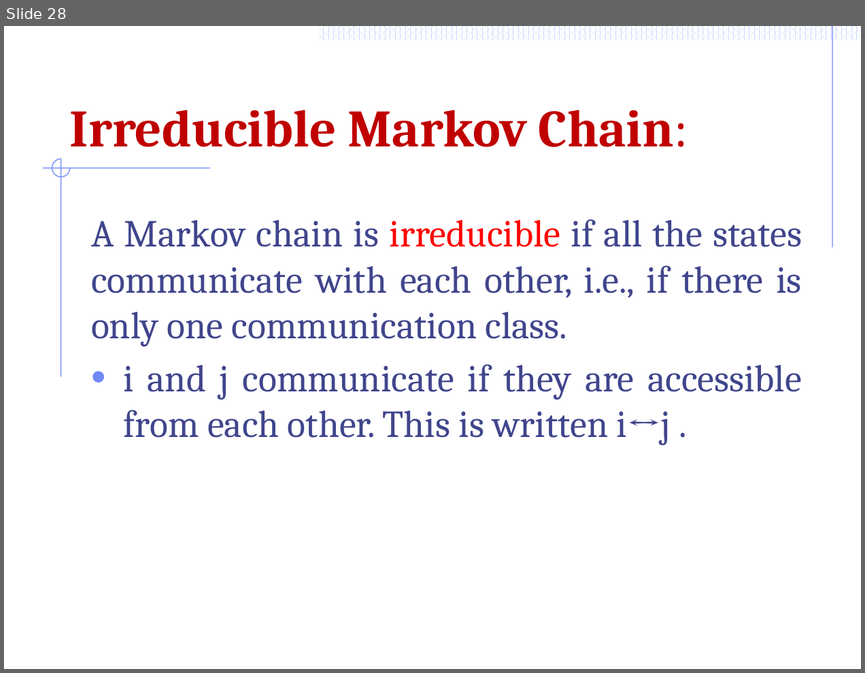
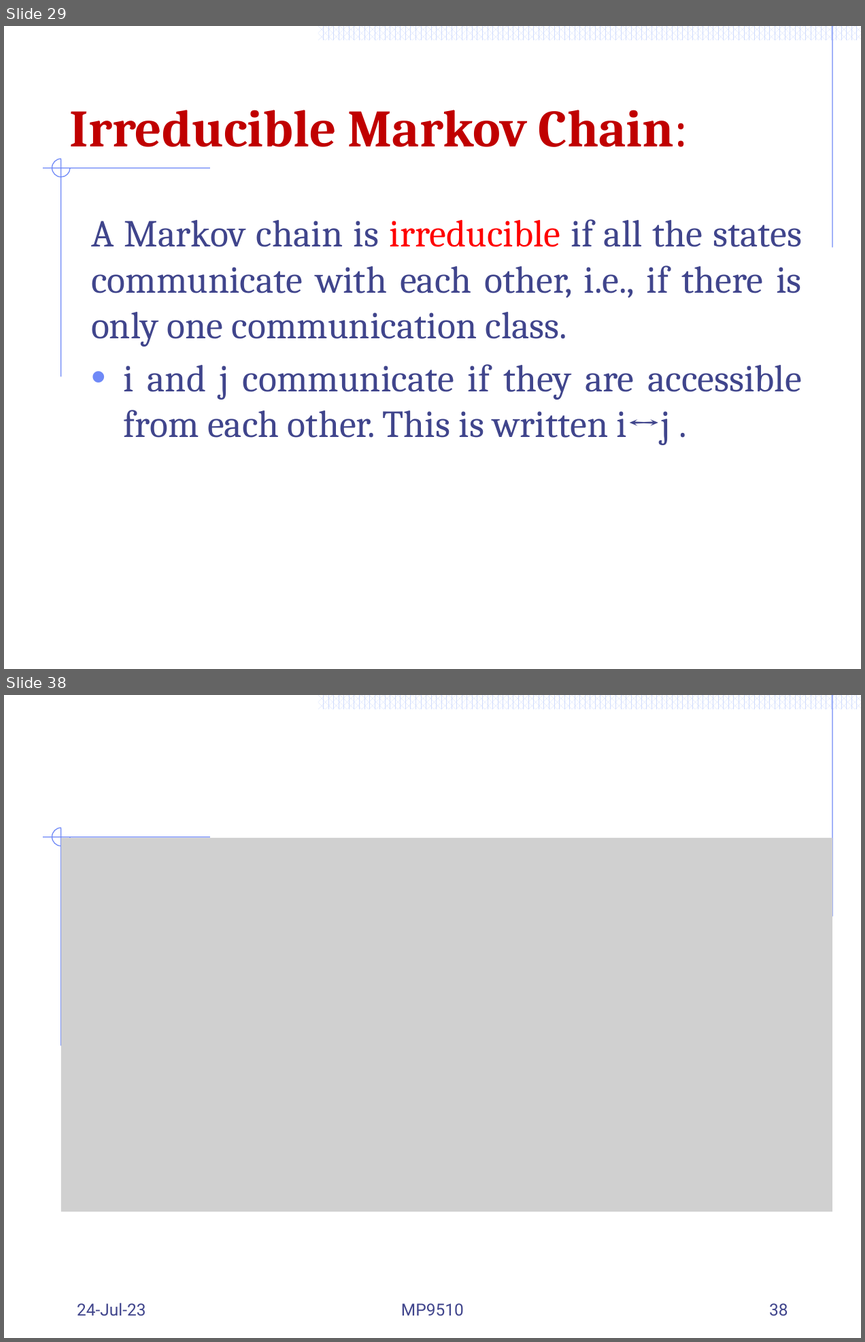
Before and after one commit to Mayooran1987/MC9510, a slide deck: Lect_3_Markov process.pptx. Shown one above the other, each under a label of ours: slide 28 before the commit, slides 29 and 38 after it; the slides between them are not shown. The pictures are 865x673 and 865x1342 pixels, drawn with LibreOffice and Linux fonts; fonts in the diff are those of the drawing; grey boxes stand for pictures. Boxes give left, top, right and bottom in pixels: in the first picture for what was removed or moved away, otherwise in the second. Text is boxed around its words. In the diff, an @@ line names an element or a change of style, - is before the commit and + after.

```diff
--- a/Lect_3_Markov process.pptx
+++ b/Lect_3_Markov process.pptx
@@ slide 38 added at [4,695,861,1338], background #FFFFFF; not listed: 56 template elements that a slide beside it also shows @@
@@ picture added at [61,838,832,1212] @@
@@ text added at [77,1302,146,1316], 14 pt, text #40458C @@
+24-Jul-23
@@ text added at [401,1303,464,1316], 14 pt, text #40458C @@
+MP9510
@@ page number added at [769,1303,788,1316], 14 pt, text #40458C @@
+38
@@ what was slide 28 is now slide 29 @@
```
Also in this commit, not shown: 8 slides changed, 11 other slides added.
